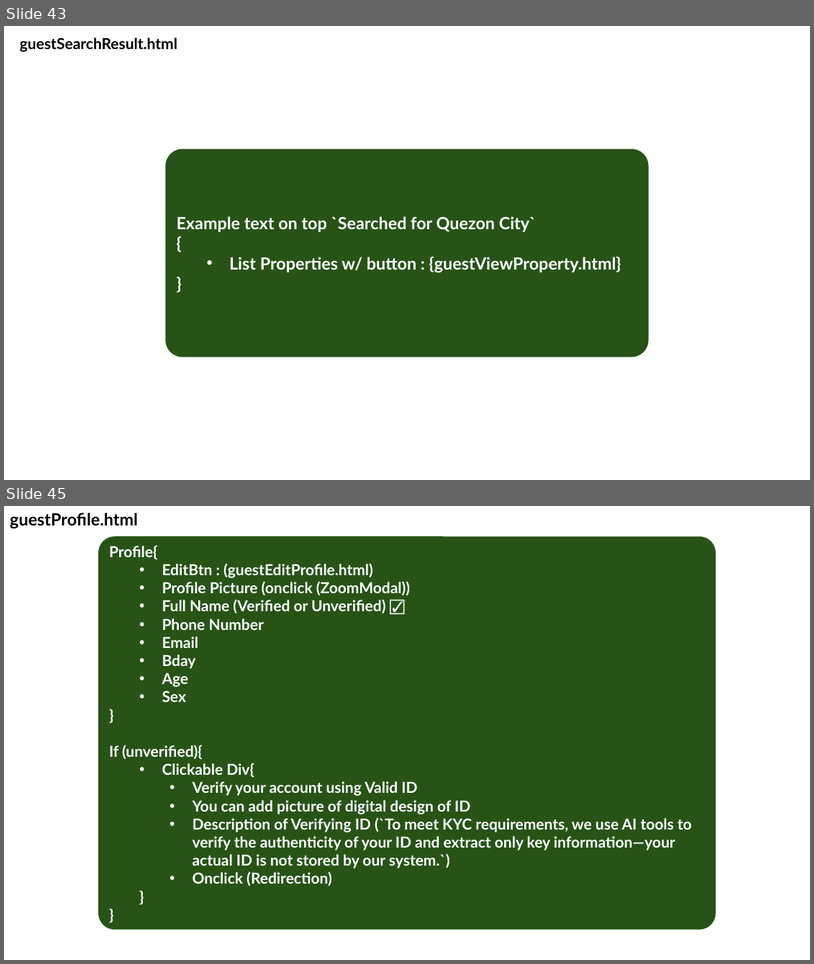
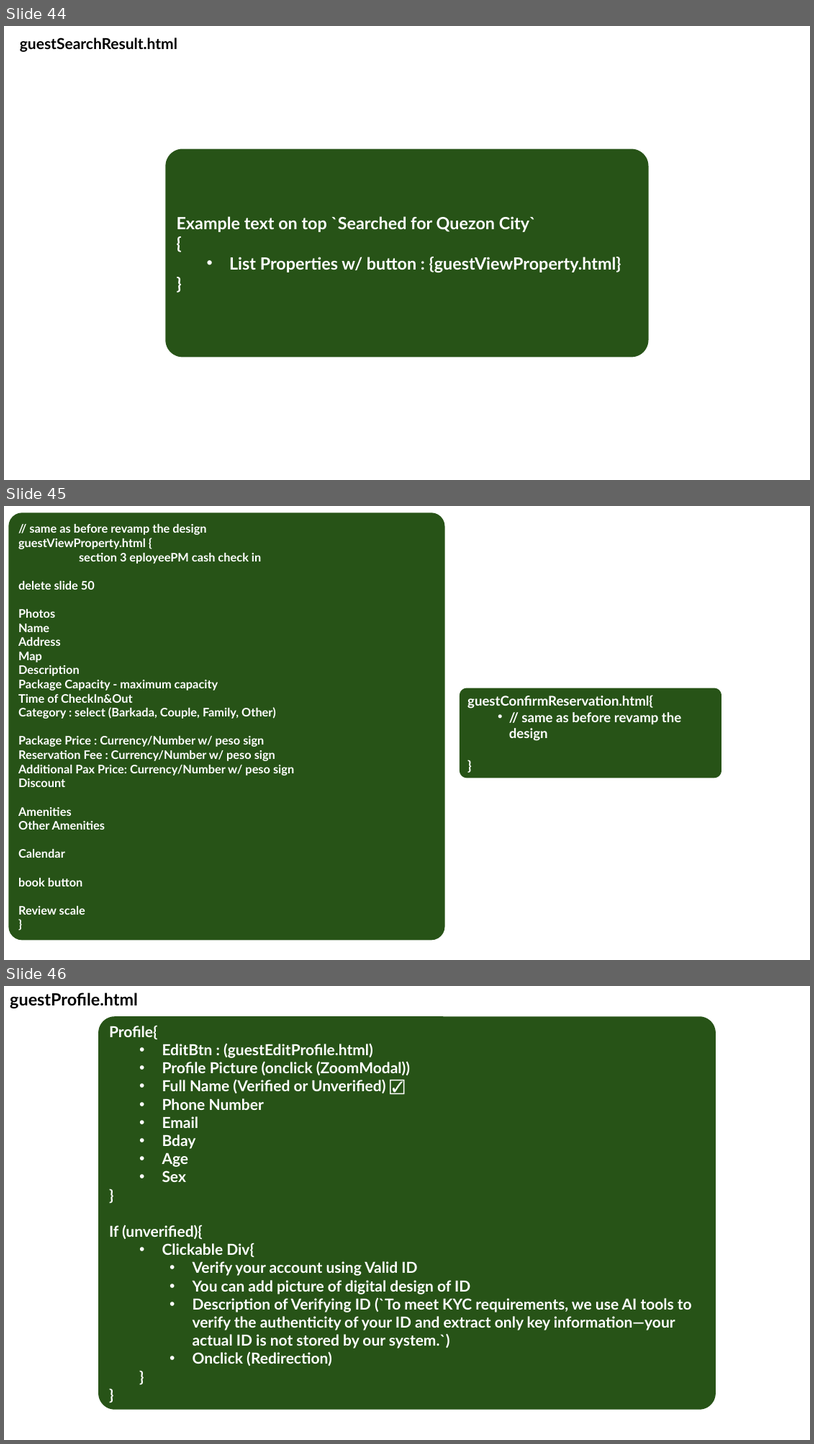
Before and after one commit to Booking-Resevation-Betcha-Homie-House/CAPSTONE-Development-Road-Map, a slide deck: betchaBooking-USECASE.pptx. Shown one above the other, each under a label of ours: slides 43 and 45 before the commit, slides 44, 45 and 46 after it; the slides between them are not shown. The pictures are 814x964 and 814x1444 pixels, drawn with LibreOffice and Linux fonts; fonts in the diff are those of the drawing. Boxes give left, top, right and bottom in pixels: in the first picture for what was removed or moved away, otherwise in the second. Text is boxed around its words. In the diff, an @@ line names an element or a change of style, - is before the commit and + after.

```diff
--- a/betchaBooking-USECASE.pptx
+++ b/betchaBooking-USECASE.pptx
@@ slide 45 added at [4,506,810,960], background #FFFFFF @@
@@ rounded rectangle added at [9,512,445,939], fill #275417, 14 pt, text #FFFFFF, bold @@
+// same as before revamp the design
+guestViewProperty.html {
+section 3 eployeePM cash check in
+delete slide 50
+Photos
+Name
+Address
+Map
+Description
+Package Capacity - maximum capacity
+Time of CheckIn&Out
+Category : select (Barkada, Couple, Family, Other)
+Package Price : Currency/Number w/ peso sign
+Reservation Fee : Currency/Number w/ peso sign
+Additional Pax Price: Currency/Number w/ peso sign
+Discount
+Amenities
+Other Amenities
+Calendar
+book button
+Review scale
+}
@@ rounded rectangle added at [460,688,722,777], fill #275417, 16 pt, text #FFFFFF, bold @@
+guestConfirmReservation.html{
+  • // same as before revamp the design
+}
@@ what was slide 43 is now slide 44 @@
@@ what was slide 45 is now slide 46 @@
```
Also in this commit, not shown: 8 slides changed, 1 slide removed, 1 other file.
